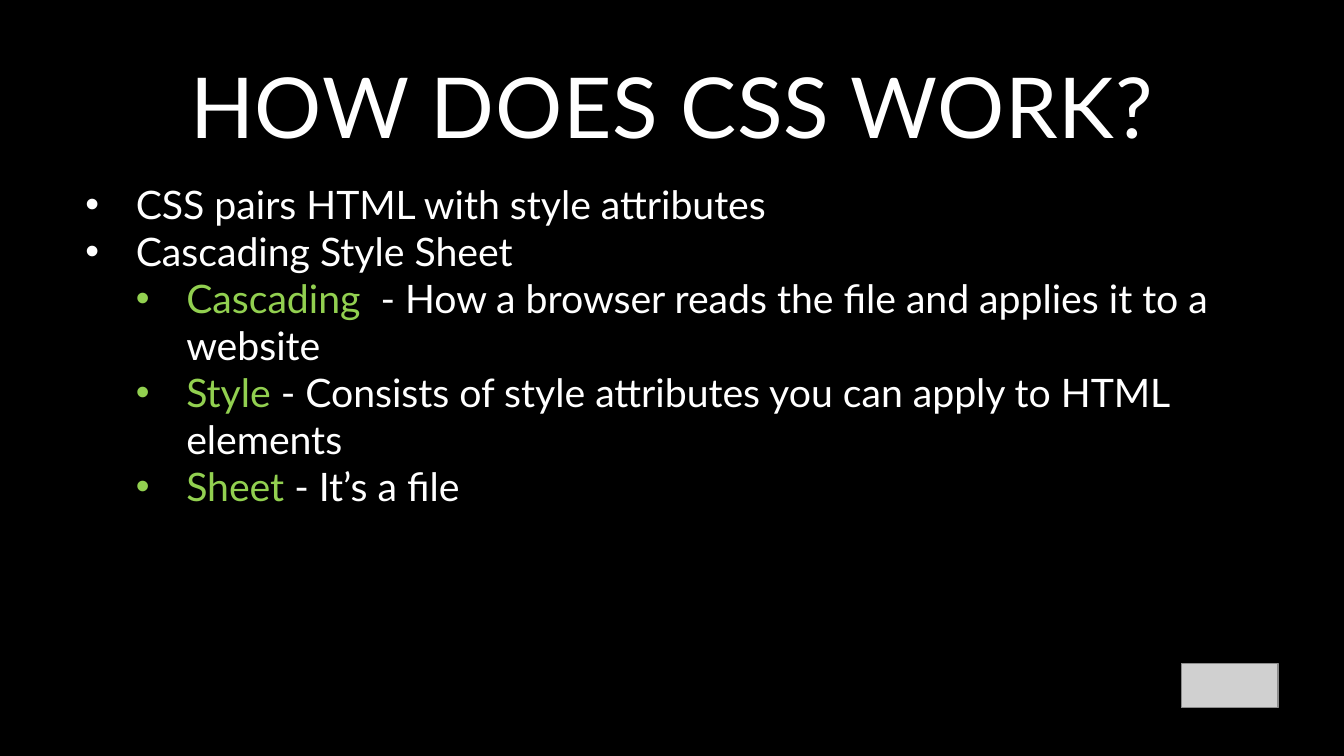
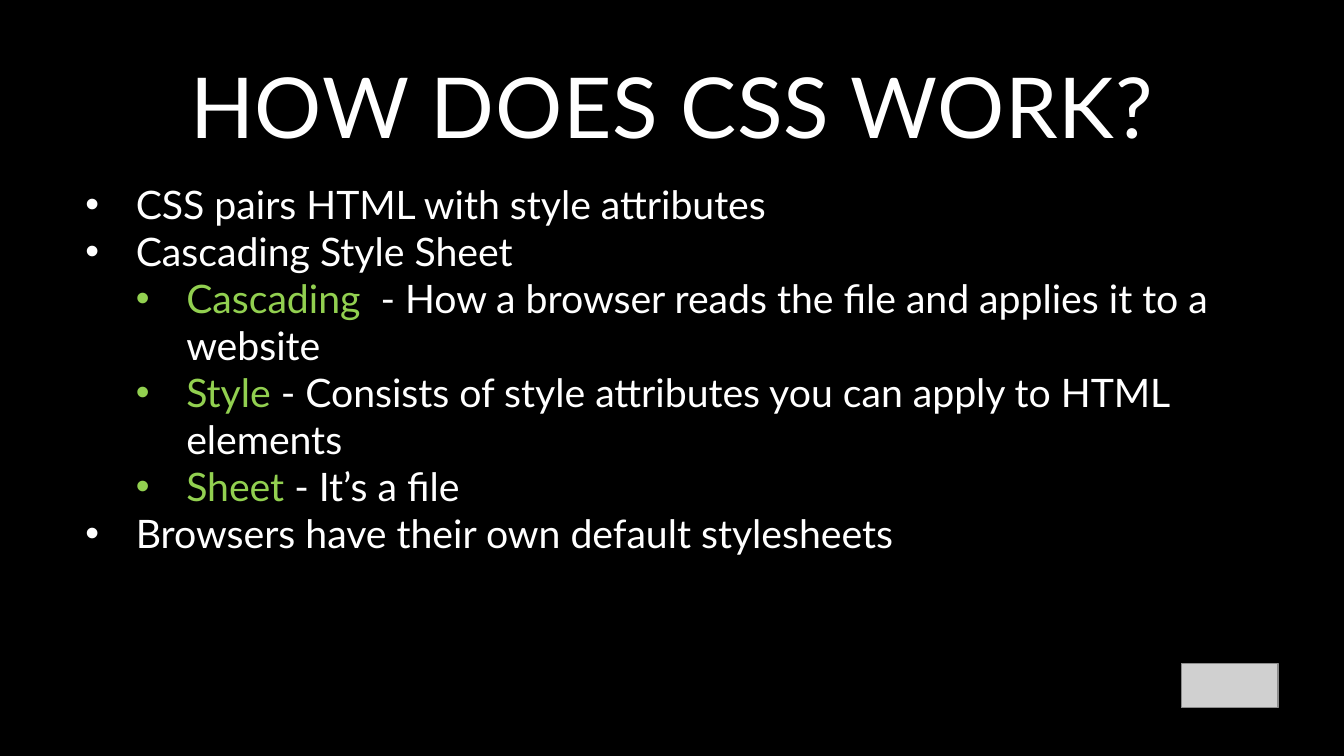
Before and after one commit to glenelkins/front-end-workshop, a slide deck: slide 4 of FEWorkshop-Week2.pptx. Drawn at 1344x756 pixels with LibreOffice and Linux fonts; fonts in the diff are those of the drawing; grey boxes stand for pictures. Boxes give left, top, right and bottom in pixels: in the first picture for what was removed or moved away, otherwise in the second. Text is boxed around its words. In the diff, an @@ line names an element or a change of style, - is before the commit and + after.

```diff
--- a/FEWorkshop-Week2.pptx
+++ b/FEWorkshop-Week2.pptx
@@ text at [136,519,893,555]: paragraph added @@
+• Browsers have their own default stylesheets
```
Also in this commit, not shown: 2 other slides changed, 1 other file.
